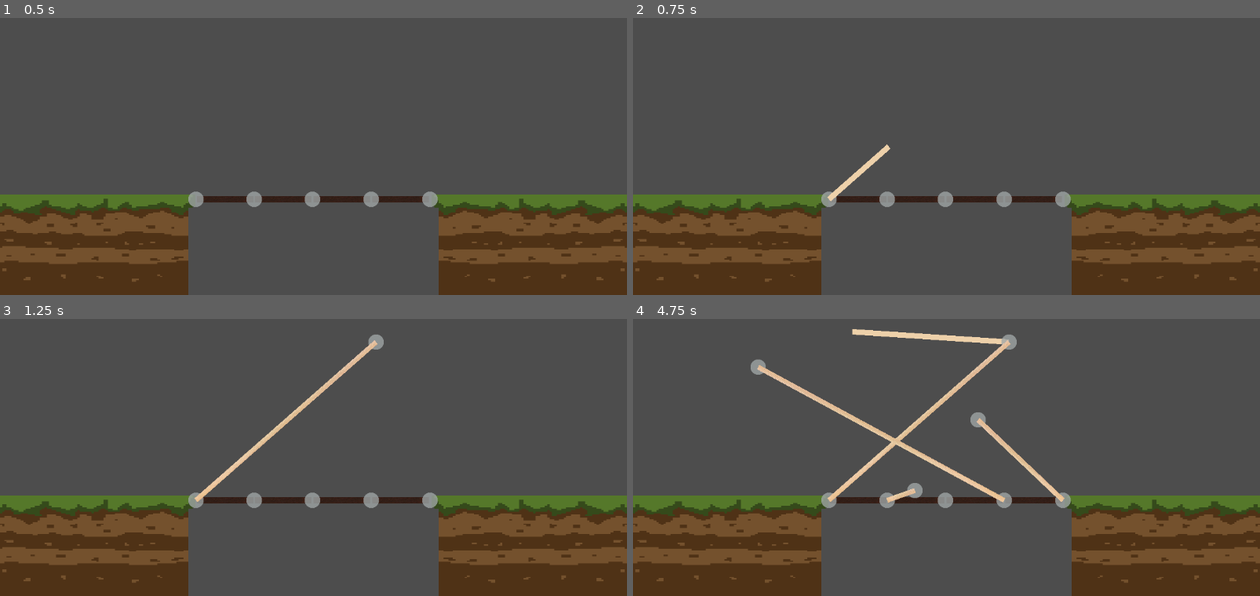
Above: before the commit, frames 1-4 (two rows, left to right).
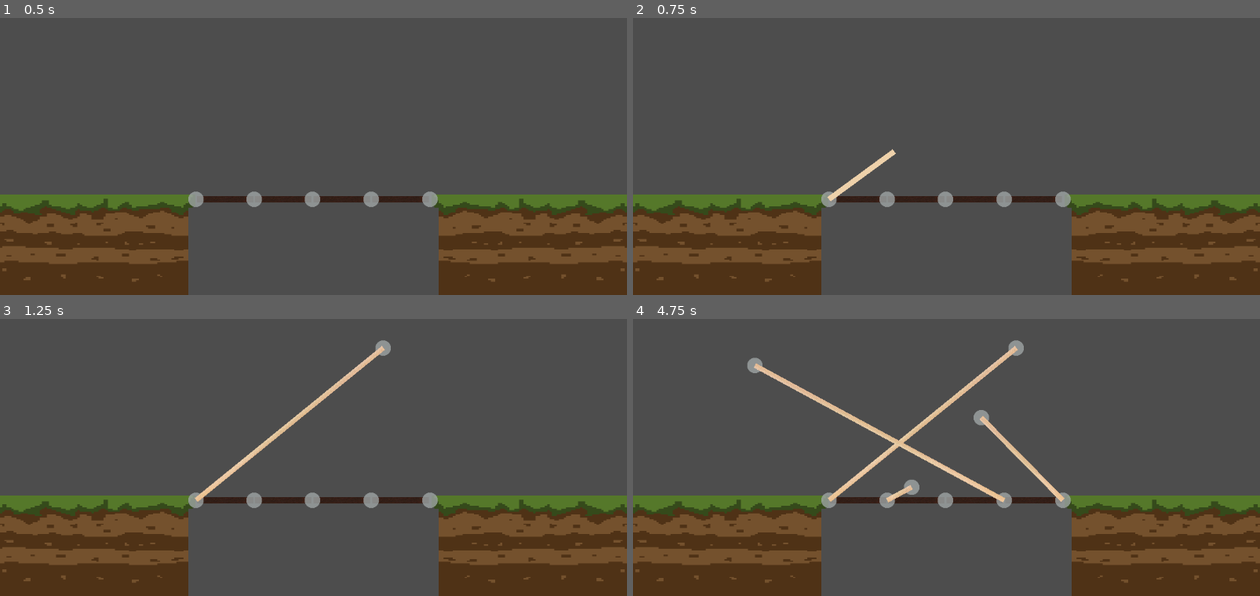
Above: after the commit, the same moments.

Repository: kiotsukettene/Bridge-It-On
Game: Godot game, scene res://levels/Level2.tscn
The game is run twice, just before and just after one commit, with the same random seed, the same clock (stepped at 60 frames per second) and the same inputs. The project has no main scene, so this scene is started directly.
Inputs (mouse positions are in pixels of both pictures, inside the frame that each line leads up to):
- Up to frame 1 (0.5 s): no input
- Up to frame 2 (0.75 s): tap Enter at 0.5 s; drag from (827, 198) to (1009, 40) at 0.52 s
- Up to frame 3 (1.25 s): no input
- Up to frame 4 (4.75 s): drag from (890, 499) to (915, 490) at 1.27 s; move the mouse to (946, 499) at 2.02 s; click (946, 499) at 2.1 s; tap Space at 2.75 s; drag from (1002, 499) to (758, 366) at 2.77 s; drag from (1065, 499) to (977, 418) at 3.52 s; drag from (1009, 341) to (852, 332) at 4.27 s

Frame 1 is identical in both runs. In frame 2, 0.3% of the frame differs, in the area x 31-42%, y 45-66%; in frame 3, 1.2%; in frame 4, 2.4%, in the area x 18-69%, y 3-67%.

Commit message:
Add grid snapping to bridge builder and update scenes
Introduced grid snapping functionality to BridgeBuilder.gd with new export variables for enabling snapping and setting grid cell size. Updated Game.tscn to include Grid and BridgeBuilder nodes, and adjusted collision masks in Anchor.tscn and Beam.tscn for improved interaction.

Diff:
--- a/scenes/bridge/Anchor.tscn
+++ b/scenes/bridge/Anchor.tscn
@@ -7,7 +7,7 @@
 radius = 13.0384
 
 [node name="Anchor" type="StaticBody2D"]
-collision_mask = 0
+collision_mask = 4
 input_pickable = true
 script = ExtResource("1_sho14")
 
--- a/scenes/bridge/Beam.tscn
+++ b/scenes/bridge/Beam.tscn
@@ -8,7 +8,6 @@
 
 [node name="Beam" type="RigidBody2D"]
 collision_layer = 4
-collision_mask = 0
 script = ExtResource("1_q8vln")
 
 [node name="Sprite2D" type="Sprite2D" parent="."]
--- a/scenes/main/Game.tscn
+++ b/scenes/main/Game.tscn
@@ -1,3 +1,16 @@
-[gd_scene format=3 uid="uid://boojg1wh1amv5"]
+[gd_scene load_steps=4 format=3 uid="uid://boojg1wh1amv5"]
+
+[ext_resource type="PackedScene" uid="uid://5rj4ygx3ai6p" path="res://scenes/bridge/BridgeBuilder.tscn" id="1_rbdcy"]
+[ext_resource type="Script" uid="uid://dq34dgdagyhr4" path="res://scripts/core/GridDrawer.gd" id="1_rj7qi"]
+[ext_resource type="PackedScene" uid="uid://dh2i3fjwfg82l" path="res://levels/Level1.tscn" id="2_0y155"]
 
 [node name="Game" type="Node2D"]
+
+[node name="Grid" type="Node2D" parent="."]
+script = ExtResource("1_rj7qi")
+
+[node name="LevelContainer" type="Node2D" parent="."]
+
+[node name="Level1" parent="LevelContainer" instance=ExtResource("2_0y155")]
+
+[node name="BridgeBuilder" parent="." instance=ExtResource("1_rbdcy")]
--- a/scripts/bridge/BridgeBuilder.gd
+++ b/scripts/bridge/BridgeBuilder.gd
@@ -3,6 +3,8 @@
 @export var beam_scene: PackedScene   # your support Beam.tscn
 @export var anchor_scene: PackedScene # for creating new anchors if needed
 @export var snap_distance: float = 24.0
+@export var snap_to_grid: bool = true
+@export var grid_cell_size: int = 32
 
 var is_drawing := false
 var start_anchor: StaticBody2D
@@ -17,6 +19,15 @@
 	for anchor in get_tree().get_nodes_in_group("anchors"):
 		anchor.start_drag.connect(_on_anchor_drag_start)
 
+# Snap helper
+func _snap(pos: Vector2) -> Vector2:
+	if not snap_to_grid:
+		return pos
+	return Vector2(
+		round(pos.x / grid_cell_size) * grid_cell_size,
+		round(pos.y / grid_cell_size) * grid_cell_size
+	)
+
 func _on_anchor_drag_start(anchor: StaticBody2D):
 	start_anchor = anchor
 	is_drawing = true
@@ -26,6 +37,8 @@
 func _process(_delta):
 	if is_drawing:
 		var mouse_pos = get_global_mouse_position()
+		if snap_to_grid:
+			mouse_pos = _snap(mouse_pos)
 		preview_line.set_point_position(1, mouse_pos)
 
 		if Input.is_action_just_released("click"): # "click" = LMB in InputMap
@@ -34,6 +47,9 @@
 func _finish_drawing(mouse_pos: Vector2):
 	is_drawing = false
 	preview_line.visible = false
+
+	if snap_to_grid:
+		mouse_pos = _snap(mouse_pos)
 
 	var end_anchor = _find_nearest_anchor(mouse_pos)
 	if end_anchor == null:
@@ -58,7 +74,6 @@
 
 	start_anchor = null
 
-
 func _find_nearest_anchor(pos: Vector2) -> StaticBody2D:
 	var nearest: StaticBody2D = null
 	var best_dist = snap_distance
